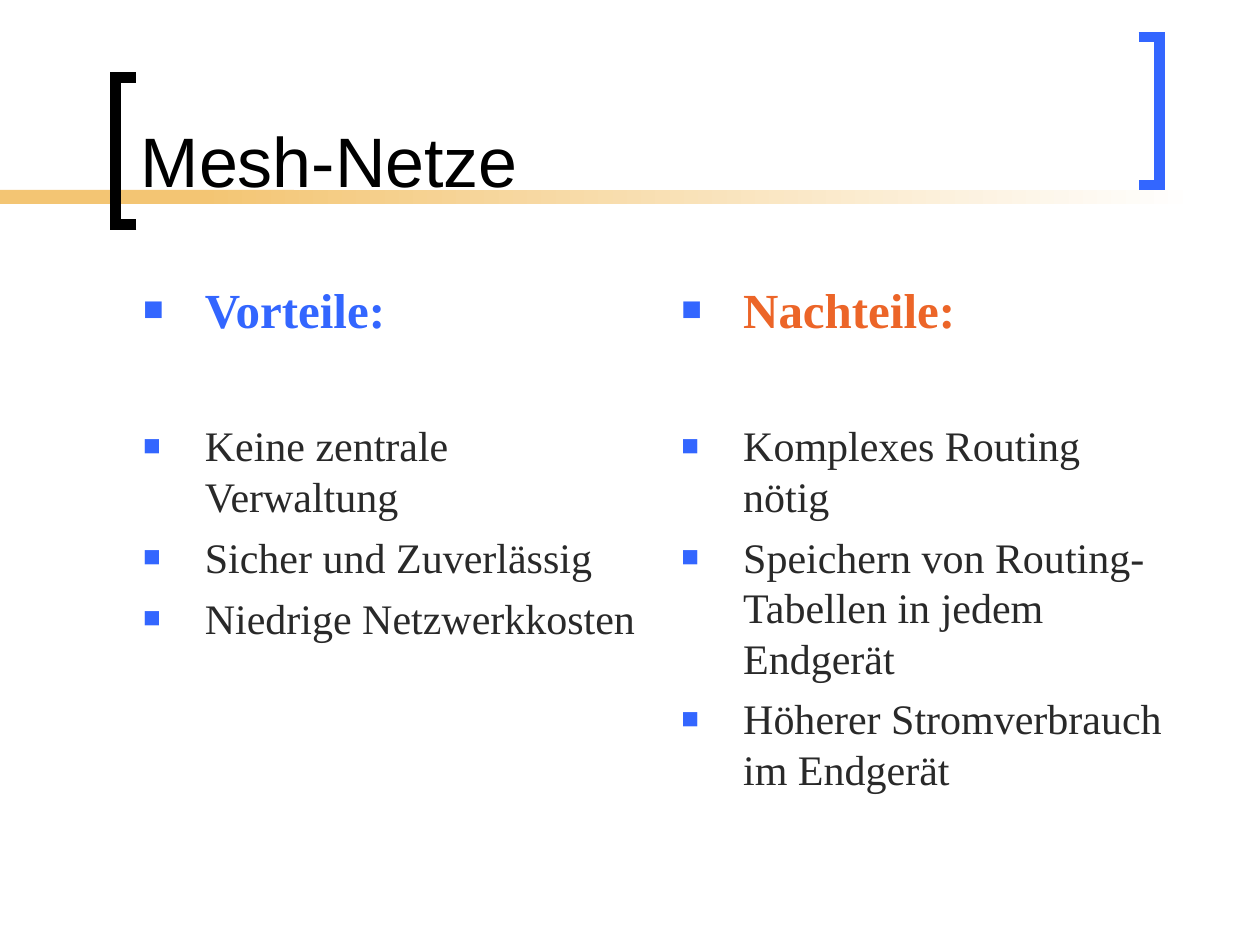
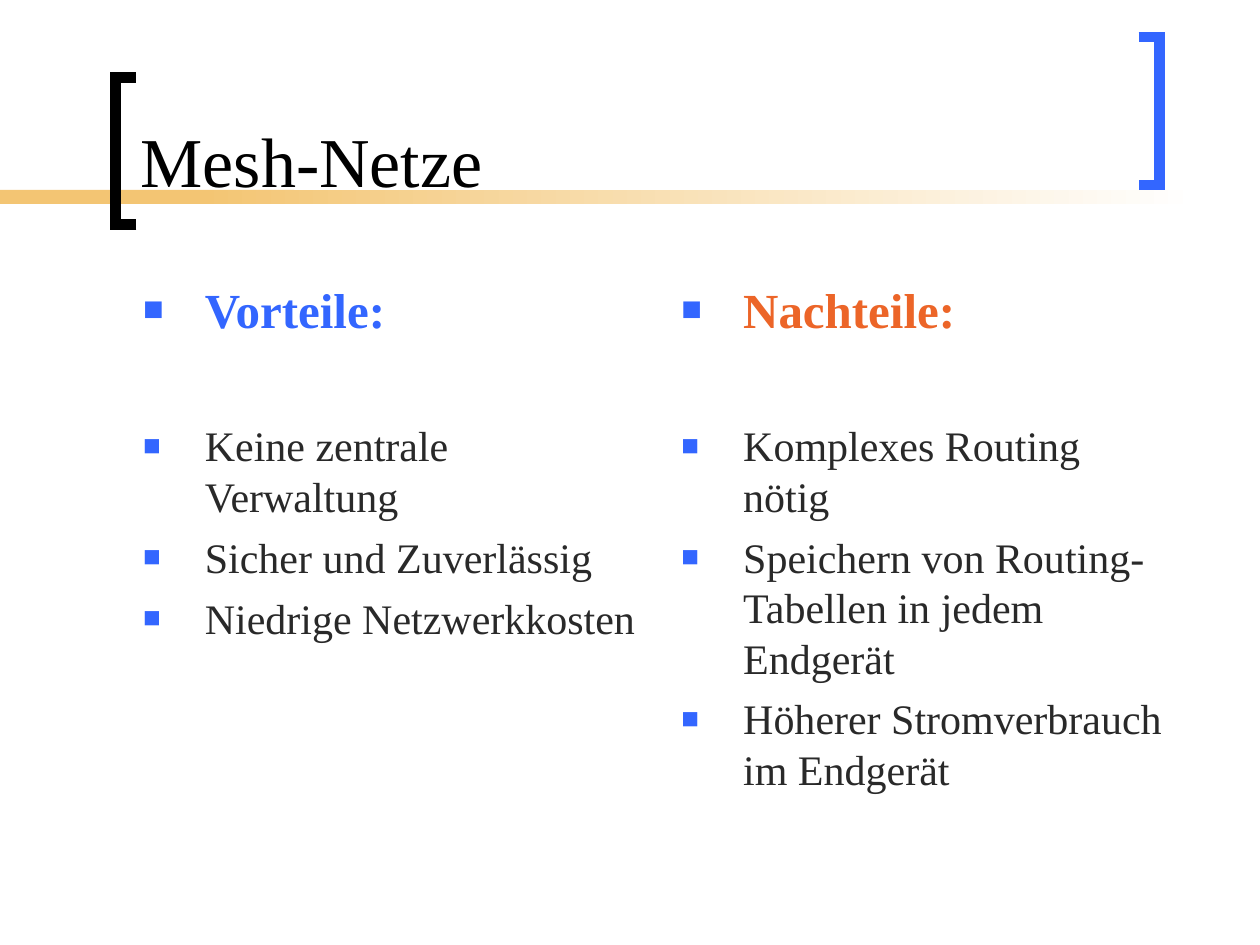
Before and after one commit to BackupTheBerlios/mesh2nexus-svn, a slide deck: slide 6 of documents/folien/Mesh_Vortrag.ppt. Drawn at 1260x945 pixels with LibreOffice and Linux fonts; fonts in the diff are those of the drawing. Boxes give left, top, right and bottom in pixels: in the first picture for what was removed or moved away, otherwise in the second. Text is boxed around its words. In the diff, an @@ line names an element or a change of style, - is before the commit and + after.

```diff
--- a/documents/folien/Mesh_Vortrag.ppt
+++ b/documents/folien/Mesh_Vortrag.ppt
@@ title "Mesh-Netze" at (141, 138, 483, 200): font Arial to Times New Roman @@
```
Also in this commit, not shown: 1 other slide changed.
